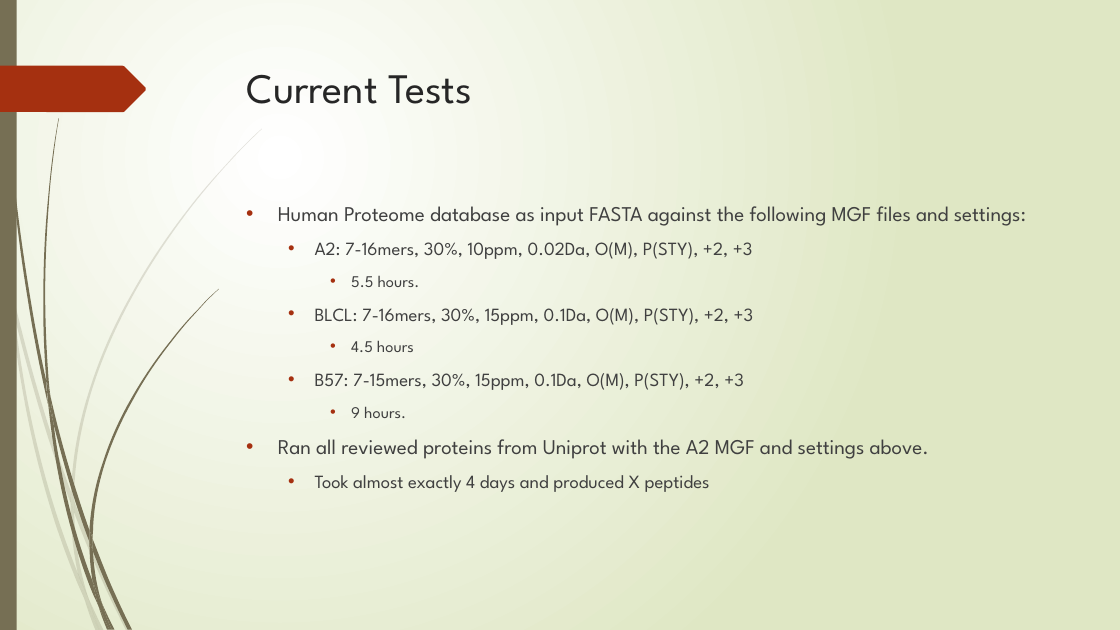
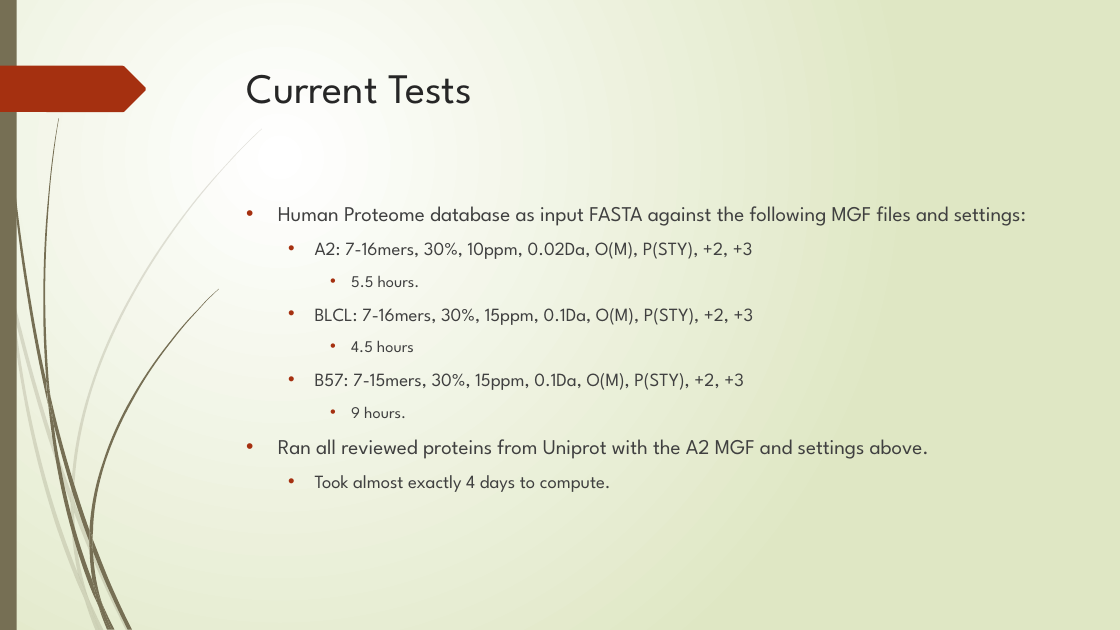
Before and after one commit to nhcha6/MersProject, a slide deck: slide 14 of SecondLabPresentation.pptx. Drawn at 1120x630 pixels with LibreOffice and Linux fonts; fonts in the diff are those of the drawing. Boxes give left, top, right and bottom in pixels: in the first picture for what was removed or moved away, otherwise in the second. Text is boxed around its words. In the diff, an @@ line names an element or a change of style, - is before the commit and + after.

Commit message:
final changes to presentation

```diff
--- a/SecondLabPresentation.pptx
+++ b/SecondLabPresentation.pptx
@@ text at box(315, 475, 611, 492): text changed @@
-  • Took almost exactly 4 days and produced X peptides
+  • Took almost exactly 4 days to compute.
```
Also in this commit, not shown: 1 slide added.
